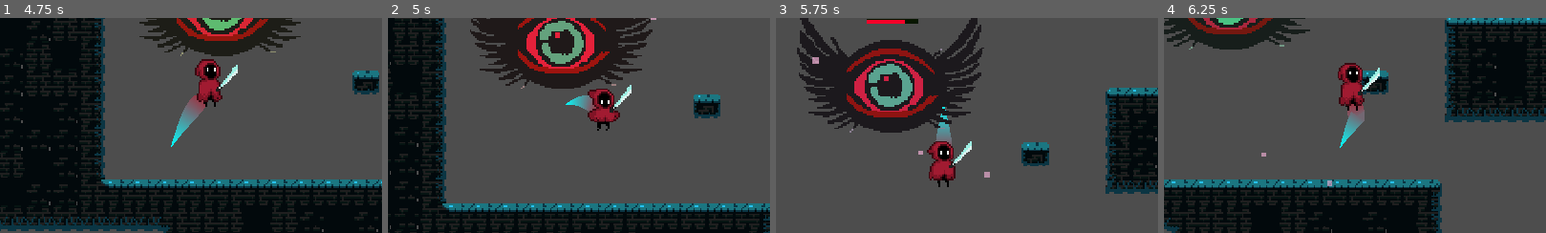
Above: before the commit, frames 1-4 (left to right).
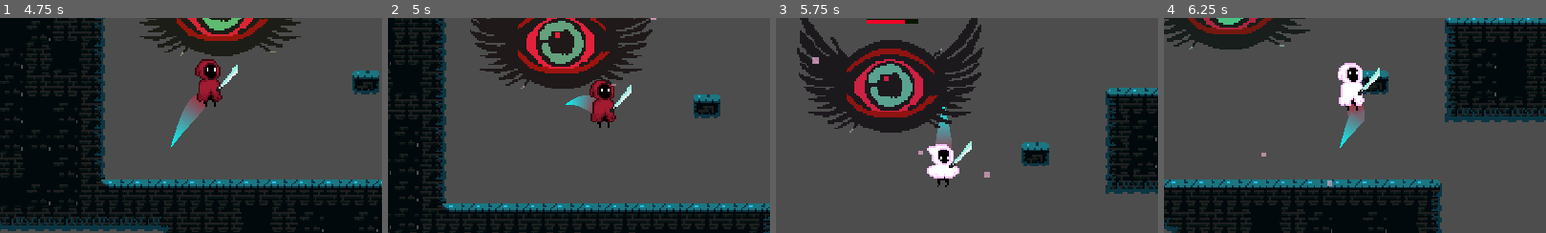
Above: after the commit, the same moments.

Repository: Driannn/AcerolaJam0
Game: Godot game, scene res://Scenes/Main scene/main_scene.tscn
The game is run twice, just before and just after one commit, with the same random seed, the same clock (stepped at 60 frames per second) and the same inputs.
Inputs (mouse positions are % of the whole screen's width and height, from its top left):
- Up to frame 1 (4.75 s): tap Enter (ui_accept) at 0.5 s; move the mouse to (45, 70) at 0.52 s; hold W 0.53-2.03 s; tap X (attack) at 0.6, 2.1, 3.6 s; click (45, 70) at 0.67 s; tap Space (jump) at 0.77, 1.52, 3.02, 3.77, 4.52 s; move the mouse to (80, 65) at 1.27 s; tap F at 1.35, 2.85, 4.35 s; move the mouse to (20, 35) at 2.02 s; hold A (move_left) 2.03-3.53 s; move the mouse to (55, 50) at 2.77 s; click (55, 50) at 2.92 s; move the mouse to (35, 25) at 3.52 s; hold S 3.53-4.28 s; move the mouse to (72, 45) at 4.27 s; hold D (move_right) from 4.28 s (still down)
- Up to frame 2 (5 s): keep holding D (move_right)
- Up to frame 3 (5.75 s): move the mouse to (30, 55) at 5.02 s; release D (move_right) at 5.03 s; hold W from 5.03 s (still down); tap X (attack) at 5.1 s; click (30, 55) at 5.17 s
- Up to frame 4 (6.25 s): move the mouse to (60, 28) at 5.77 s; release W at 5.78 s; hold D (move_right) from 5.78 s (still down); tap F at 5.85 s; tap Space (jump) at 6.02 s
The pictures show only the part of the screen within x 27-77%, y 34-84%; the shares and areas given below are measured in that part.

Frame 1 is identical in both runs. In frame 2, 1.0% of the frame differs, in the area x 52-61%, y 28-53%; in frame 3, 1.1%, in the area x 39-48%, y 57-79%; in frame 4, 0.9%.

Commit message:
health bar and hurt animation
messed up things, i think is good now

Diff:
--- a/Scenes/Entities/eye_enemy.tscn
+++ b/Scenes/Entities/eye_enemy.tscn
@@ -128,10 +128,12 @@
 }
 autoplay = "idle"
 
-[node name="HeathBar" parent="." instance=ExtResource("4_qwtri")]
+[node name="HeathBar" parent="." node_paths=PackedStringArray("destroy_node") instance=ExtResource("4_qwtri")]
 unique_name_in_owner = true
 offset_left = -13.0
 offset_top = -38.0
 offset_right = 221.0
 offset_bottom = -30.0
 scale = Vector2(0.128285, 0.261161)
+destroy_on_zero_health = true
+destroy_node = NodePath("..")
--- a/Scenes/Player/my_player.gd
+++ b/Scenes/Player/my_player.gd
@@ -31,6 +31,9 @@
 @onready var sword = %WeaponSword
 ##Reference to health bar
 @onready var health_bar = %HeathBar
+##Timer for hurt animation
+@onready var hurt_anim = $HurtAnim
+
 #endregion
 
 #region normal variables
@@ -111,8 +114,8 @@
 ##Handle the chages between animation states
 func update_animations(horizontal_direction : float) -> void:
 
-	#if ap.is_playing() and ap.current_animation == "hurt":
-		#return
+	if !hurt_anim.is_stopped():
+		return
 
 	if is_on_floor():
 		if horizontal_direction == 0:
@@ -127,8 +130,15 @@
 func take_damage(amount: int) -> void:
 	ap.play("hurt")
 	ap.queue("idle")
+	hurt_anim.start()
 	set_health(amount)
+	health -= amount
 	print("Player take damage. health: ", health)
 
 func set_health(value):
 	health_bar.health -= value
+
+
+func _on_timer_timeout():
+	update_animations(get_movement_input())
+	pass # Replace with function body.
--- a/Scenes/Player/my_player.tscn
+++ b/Scenes/Player/my_player.tscn
@@ -85,10 +85,10 @@
 tracks/0/interp = 1
 tracks/0/loop_wrap = true
 tracks/0/keys = {
-"times": PackedFloat32Array(0),
-"transitions": PackedFloat32Array(1),
-"update": 0,
-"values": [Color(26.857, 21.714, 24.572, 1)]
+"times": PackedFloat32Array(0, 0.05),
+"transitions": PackedFloat32Array(1, 1),
+"update": 1,
+"values": [Color(26.857, 21.714, 24.572, 1), Color(1, 1, 1, 1)]
 }
 
 [sub_resource type="Animation" id="Animation_ujvcn"]
@@ -106,6 +106,18 @@
 "transitions": PackedFloat32Array(1, 1),
 "update": 1,
 "values": [0, 8]
+}
+tracks/1/type = "value"
+tracks/1/imported = false
+tracks/1/enabled = true
+tracks/1/path = NodePath("Sprite2D:modulate")
+tracks/1/interp = 1
+tracks/1/loop_wrap = true
+tracks/1/keys = {
+"times": PackedFloat32Array(0),
+"transitions": PackedFloat32Array(1),
+"update": 0,
+"values": [Color(1, 1, 1, 1)]
 }
 
 [sub_resource type="Animation" id="Animation_dwgku"]
@@ -225,3 +237,9 @@
 script = ExtResource("5_p5b07")
 max_lenght = 12
 position_offset = Vector2(0, -12)
+
+[node name="HurtAnim" type="Timer" parent="."]
+wait_time = 0.389
+one_shot = true
+
+[connection signal="timeout" from="HurtAnim" to="." method="_on_timer_timeout"]
--- a/Scenes/UI/heath_bar.gd
+++ b/Scenes/UI/heath_bar.gd
@@ -2,6 +2,8 @@
 
 #tutorial for this
 #https://www.youtube.com/watch?v=f90ieBOoIYQ
+@export var destroy_on_zero_health := false
+@export var destroy_node: Node
 
 @onready var damage_bar = %DamageBar
 @onready var timer = %Timer
@@ -16,9 +18,9 @@
 
 	if health <= 0:
 		#queue_free()
-
-		#Destroy parent game object
-		$"..".queue_free()
+		if destroy_on_zero_health:
+			#Destroy parent game object
+			destroy_node.queue_free()
 
 	if health < prev_health:
 		timer.start()
